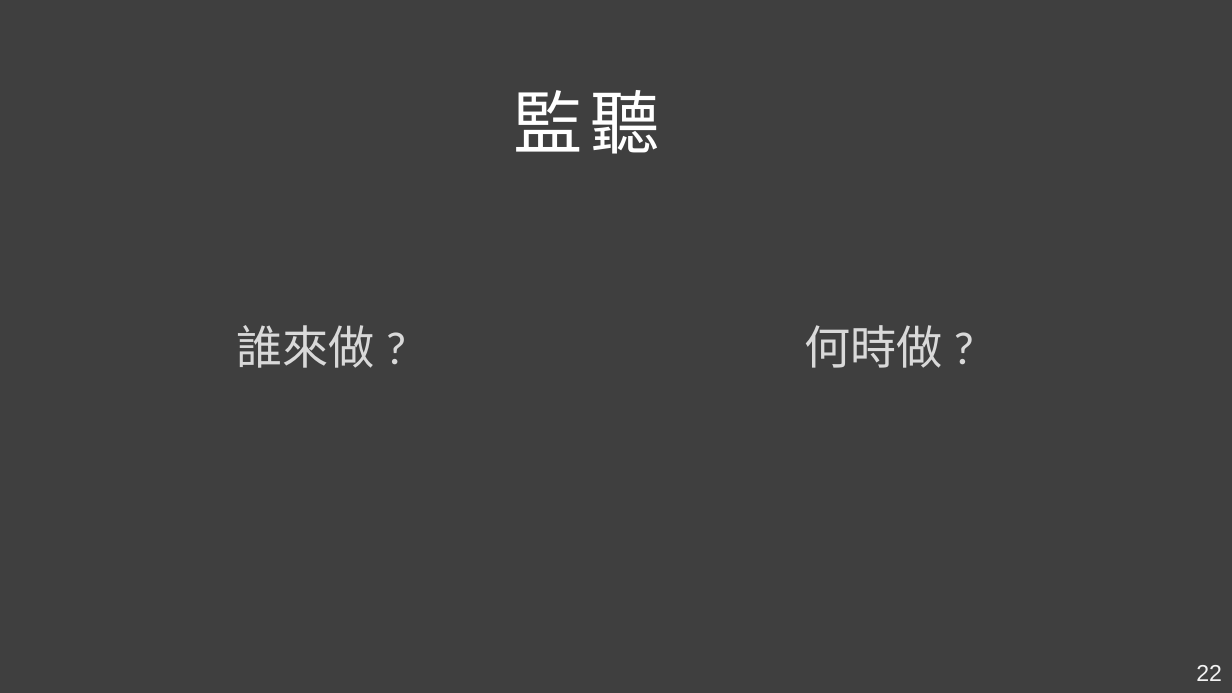
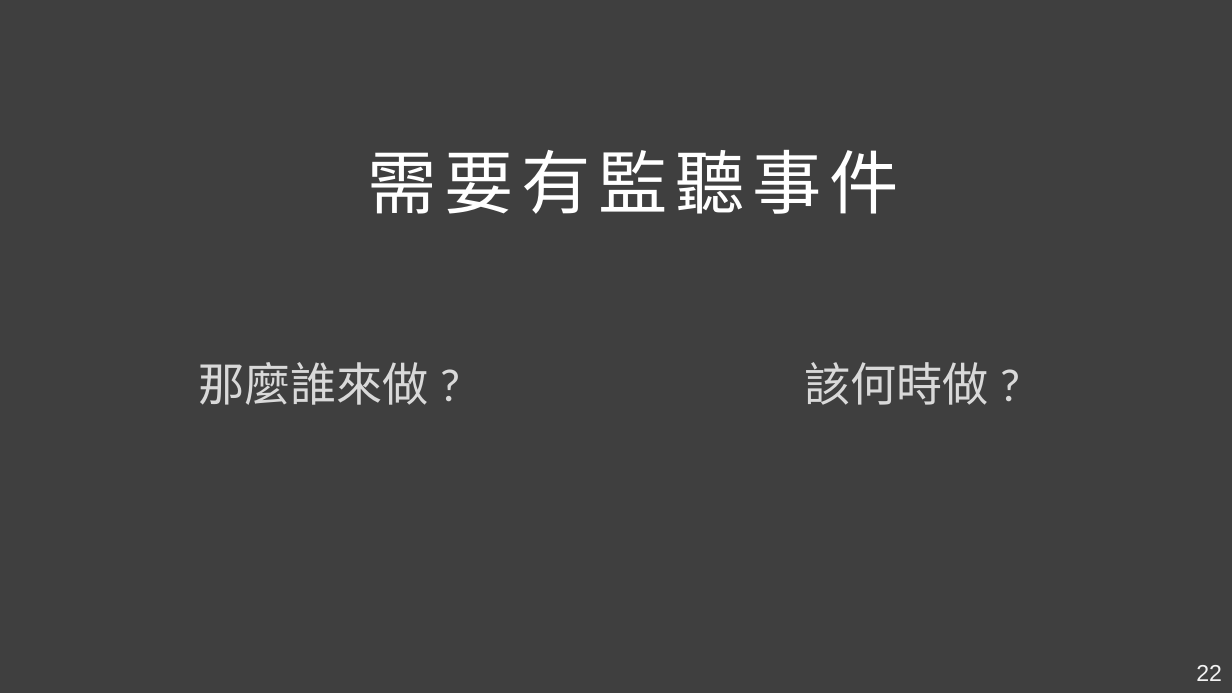
Before and after one commit to Kader-coder/React-Hooks, a slide deck: slide 22 of PPT/React Hooks &.pptx. Drawn at 1232x693 pixels with LibreOffice and Linux fonts; fonts in the diff are those of the drawing. Boxes give left, top, right and bottom in pixels: in the first picture for what was removed or moved away, otherwise in the second. Text is boxed around its words. In the diff, an @@ line names an element or a change of style, - is before the commit and + after.

```diff
--- a/PPT/React Hooks &.pptx
+++ b/PPT/React Hooks &.pptx
@@ text at (368,150,899,214): text changed @@
-監聽
+需要有監聽事件
@@ text at (198,362,429,405): text changed @@
-誰來做 ?
+那麼誰來做 ?
@@ text at (804,362,989,405): text changed @@
-何時做 ?
+該何時做 ?
```
Also in this commit, not shown: 7 other slides changed, 6 slides added, 1 slide removed.
